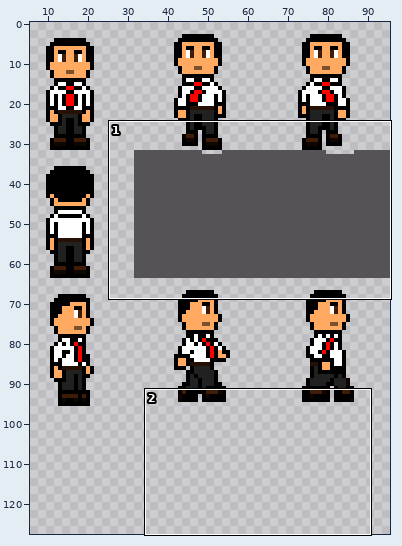
A sprite sheet gets an edit: gfx/sprites/hero.png. The first picture is a wide view before the edit; the outline marks the close-up.
Close-up. Earlier state:
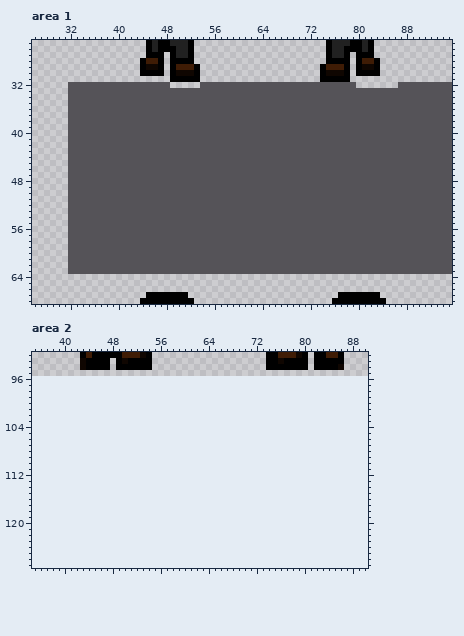
The file is 96x96 pixels. Shown: area 1: x 26..95, y 25..68; area 2: x 35..90, y 92..127. The old version is drawn lined up with the new one, on the new canvas. The wide view leaves out empty margins. The commit also changed other parts of the picture, which this record leaves out.
The same view after the edit:
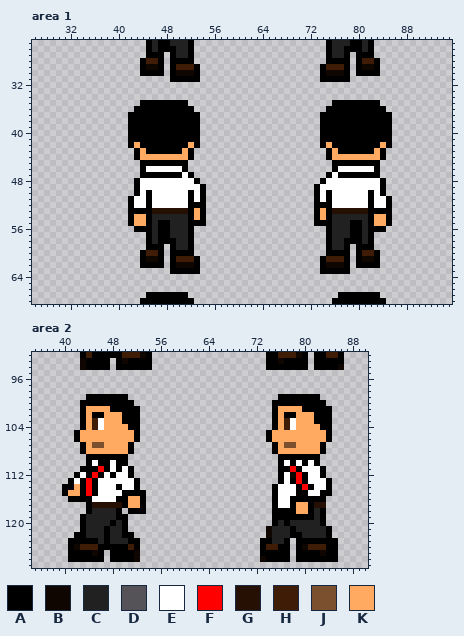
Palette (. is transparent): A #000000  B #0f0601  C #212121  D #555358  E #ffffff  F #ff0000  G #261003  H #3f1c05  J #7a502e  K #ffaa60
The exact change:
canvas 96x96 -> 96x128
Changed rows in their new state; - is an unchanged pixel.
Area 1:
first column x 32:
32 .................-----..........................-------.........
33 ................................................................
34 ................................................................
35 ............AAAAAAAA........................AAAAAAAA............
36 ...........AAAAAAAAAA......................AAAAAAAAAA...........
37 ..........AAAAAAAAAAAA....................AAAAAAAAAAAA..........
38 ..........AAAAAAAAAAAA....................AAAAAAAAAAAA..........
39 ..........AAAAAAAAAAAA....................AAAAAAAAAAAA..........
40 ..........AAAAAAAAAAAA....................AAAAAAAAAAAA..........
41 ..........AAAAAAAAAAAA....................AAAAAAAAAAAA..........
42 ..........AKAAAAAAAAKA....................AKAAAAAAAAKA..........
43 ...........AKAAAAAAKA......................AKAAAAAAKA...........
44 ...........AKKKKKKKKA......................AKKKKKKKKA...........
45 ............AAAAAAAA........................AAAAAAAA............
46 ............AEEEEEEA........................AEEEEEEA............
47 ............AAAAAAAEA......................AEAAAAAAA............
48 ...........AEEEEEEEEEA....................AEEEEEEEEEA...........
49 ...........AEEEEEEEEEEA..................AEEEEEEEEEEA...........
50 ...........AEAEEEEEEAEA..................AEAEEEEEEAEA...........
51 ..........AEEAEEEEEEAEA..................AEAEEEEEEAEEA..........
52 ..........AEEAEEEEEEAAA..................AAAEEEEEEAEEA..........
53 ..........AAAAGGGGGGAKA..................AKAGGGGGGAAAA..........
54 ..........AKKACCCCCCAKA..................AKACCCCCCAKKA..........
55 ..........AKKACAACCCAAA..................AAACCCAACAKKA..........
56 ...........AAACAACCCA......................ACCCAACAAA...........
57 .............ACAACCCA......................ACCCAACA.............
58 .............ACAAACCA......................ACCAAACA.............
59 .............AAA.ACCA......................ACCA.AAA.............
60 ............AHHA.AAAA......................AAAA.AHHA............
61 ............ABBA.AHHHA....................AHHHA.ABBA............
62 ............AAAA.ABBBA....................ABBBA.AAAA............
63 .................AAAAA....................AAAAA.................
Area 2:
first column x 40:
 99 ----AAAAAAA-------------------------AAAAAAA---
100 ---AAAAAAAAA-----------------------AAAAAAAAA--
101 ---AKKKKAAAAA----------------------AKKKKAAAAA-
102 ---AKAAKKKAAA----------------------AKAAKKKAAA-
103 ---AKHEKKKAAA----------------------AKHEKKKAAA-
104 ---AKHEKKKKAA----------------------AKHEKKKKAA-
105 --AKKKKKKKKKA---------------------AKKKKKKKKKA-
106 --AKKKKKKKKKA---------------------AKKKKKKKKKA-
107 ---AKJJKKKKA-----------------------AKJJKKKKA--
108 ---AKKKKKKKA-----------------------AKKKKKKKA--
109 ----AAAAAAA-------------------------AAAAAAA---
110 ----AEAAEAA-------------------------AEAEAEA---
111 ---AAAFAEAEA------------------------AAFAEEEA--
112 --AEAFAEAEEA------------------------AEBFAEEA--
113 -AEAFAEEEEEEA-----------------------AEAFAEEEA-
114 AAKAFAEEEAEEA----------------------AEEEAFAEEA-
115 AKKAFAEEEEAAAA---------------------AEEEAAEEAA-
116 -AAAAEEEEAAKKA---------------------AEEAAAAAA--
117 ----AGGGGGAKKA---------------------AEEAKKAGG--
118 ----ACCCCA-AAA---------------------AAAAKKACA--
119 ---ACCCCCAA------------------------AAAAAAACA--
120 ---ACCCCACA------------------------ACACCCCCA--
121 ---ACCCACCA-----------------------BCCCACCCCCA-
122 --AACCCACCAA----------------------BCCCAACCCCA-
123 -AAAAACACCCAA--------------------AACCA-AAAAAAA
124 -ABHHHAAAAAHA--------------------AHHAA-ABHHHAA
125 -AAAABA-AAAAB--------------------AAAAA-AAAABAA
126 -AAAAAA-AAAAB--------------------BAAAA-AAAAAAA
Pixel boxes of the changes (left, top, right, bottom) in both close-ups:
changed: (68, 82, 452, 274)
added: (62, 394, 146, 562)
added: (260, 394, 338, 562)
